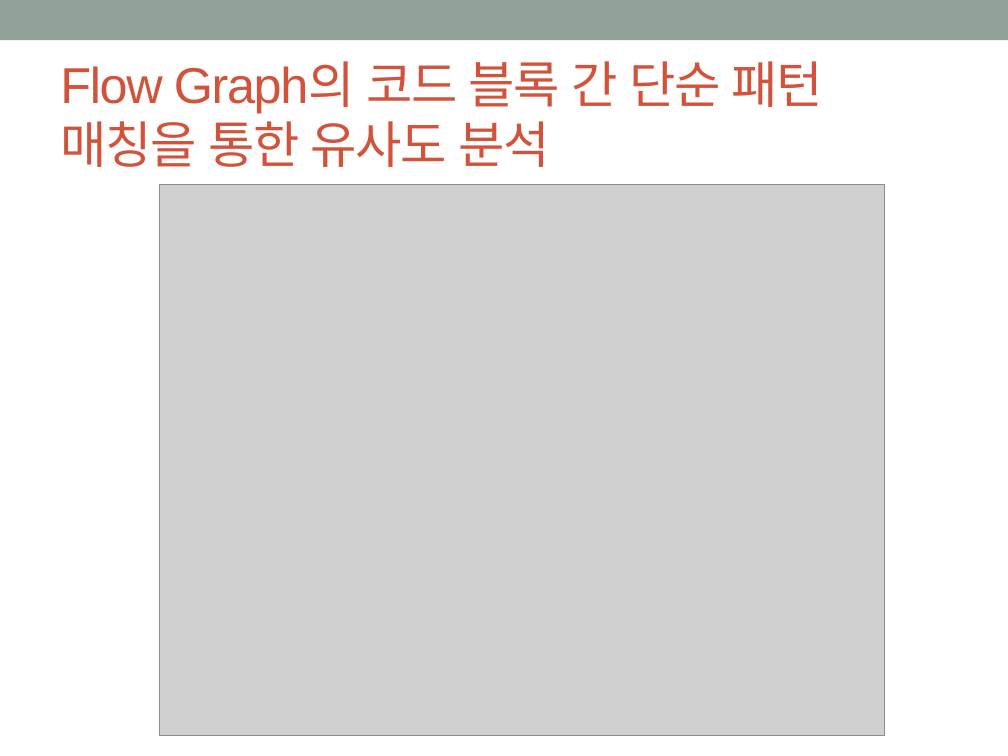
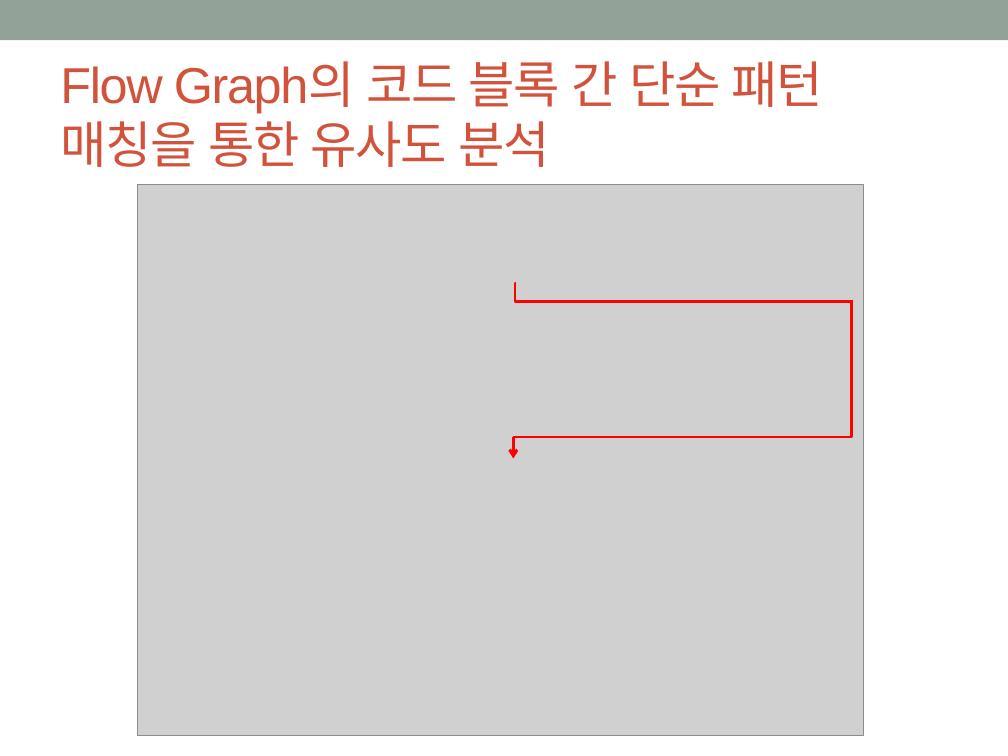
Before and after one commit to godthem90/Mac_Security_S4, a slide deck: slide 12 of 맥 중간발표.pptx (slide 10 before the commit). Drawn at 1008x756 pixels with LibreOffice and Linux fonts; fonts in the diff are those of the drawing; grey boxes stand for pictures. Boxes give left, top, right and bottom in pixels: in the first picture for what was removed or moved away, otherwise in the second. Text is boxed around its words. In the diff, an @@ line names an element or a change of style, - is before the commit and + after.

```diff
--- a/맥 중간발표.pptx
+++ b/맥 중간발표.pptx
@@ picture: place and size @@
-picture at [160, 184, 885, 736]
+picture at [138, 184, 863, 736]
@@ elbow line added from (516, 283) to (853, 301), #FF0000 2 pt @@
@@ elbow line added from (853, 302) to (513, 437), #FF0000 2 pt @@
@@ arrow added from (513, 437) to (513, 459), #FF0000 2 pt @@
```
Also in this commit, not shown: 13 other slides changed, 6 slides added.
